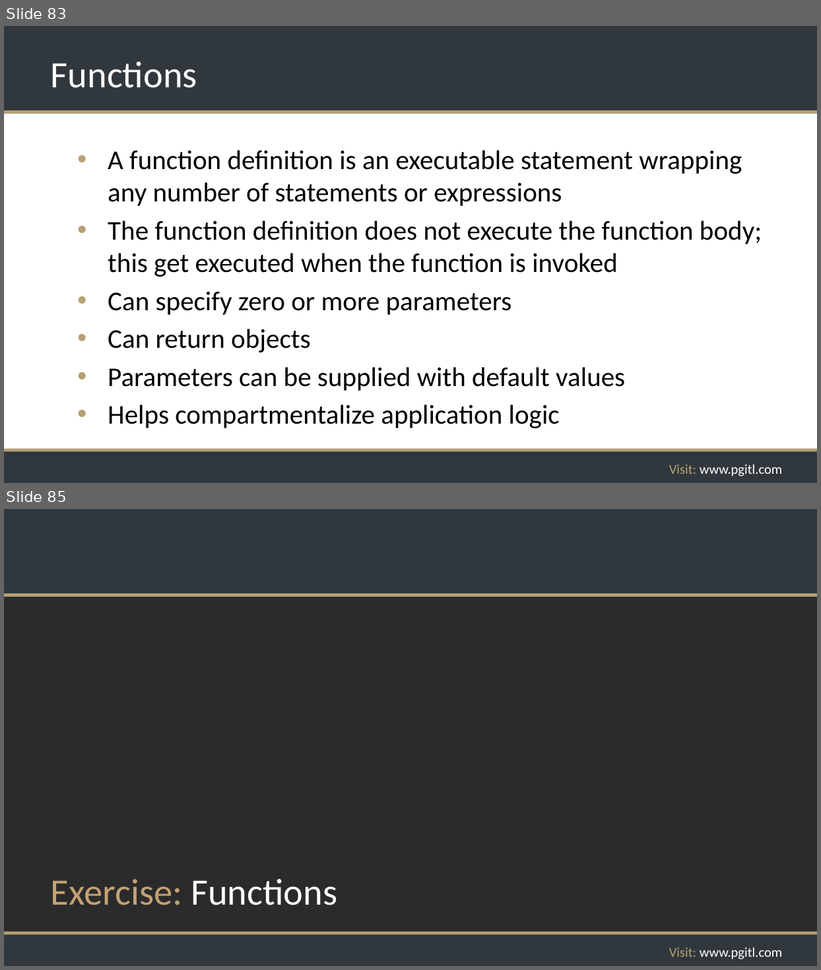
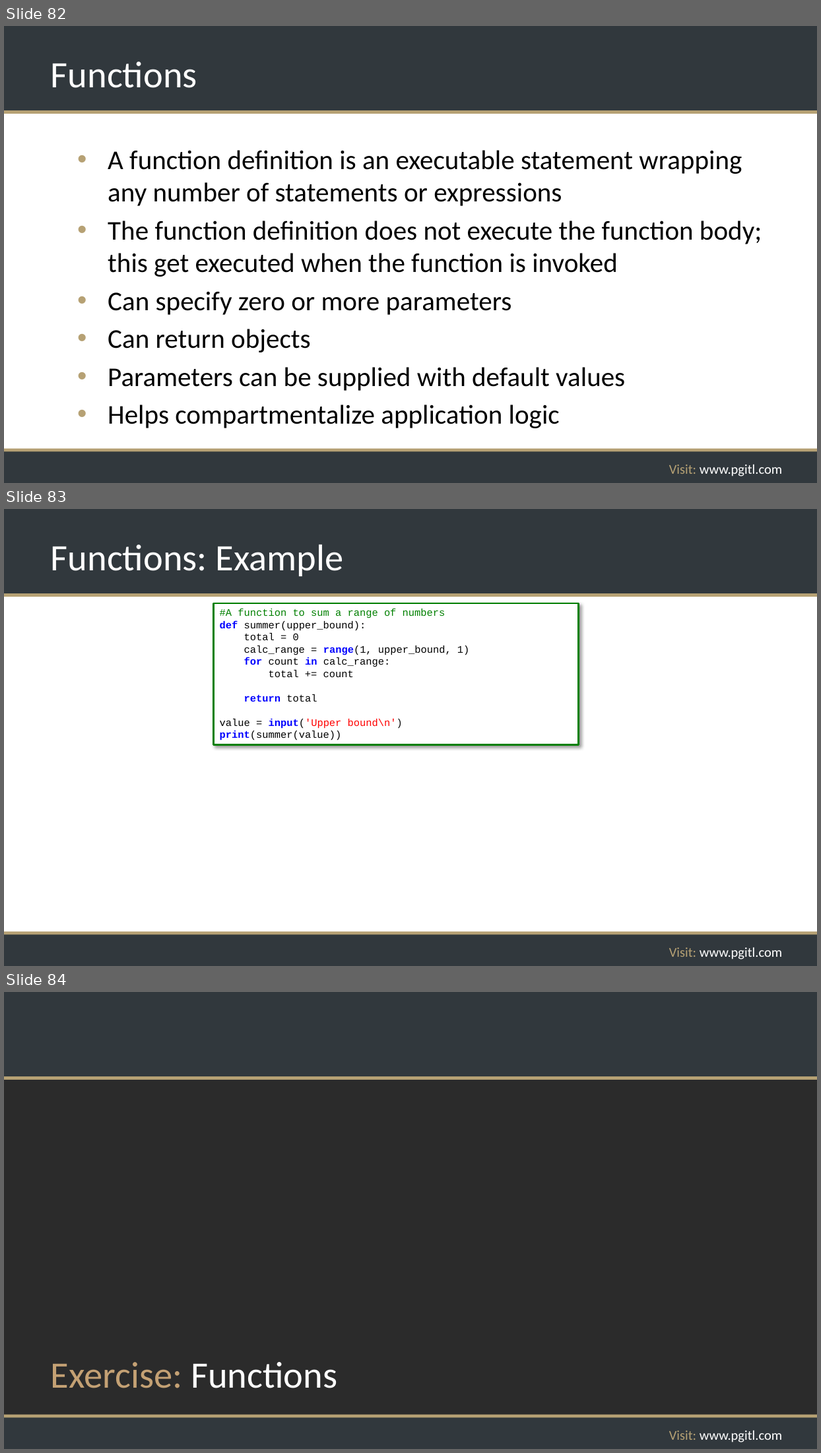
Before and after one commit to rikkouri/project-a, a slide deck: Programming Foundations.pptx. Shown one above the other, each under a label of ours: slides 83 and 85 before the commit, slides 82, 83 and 84 after it; the slides between them are not shown. The pictures are 821x970 and 821x1453 pixels, drawn with LibreOffice and Linux fonts; fonts in the diff are those of the drawing; background and template pictures are left out; a plain dark background stands for a picture behind light text. Boxes give left, top, right and bottom in pixels: in the first picture for what was removed or moved away, otherwise in the second. Text is boxed around its words. In the diff, an @@ line names an element or a change of style, - is before the commit and + after.

```diff
--- a/Programming Foundations.pptx
+++ b/Programming Foundations.pptx
@@ slide 83 added at [4, 509, 817, 966], background #FFFFFF; not listed: 5 template elements that a slide beside it also shows @@
@@ title added at [51, 544, 344, 576], 44 pt, text #FFFFFF @@
+Functions: Example
@@ rectangle added at [214, 603, 579, 745], fill #FFFFFF, outline #008000 2.25 pt, 12 pt, text #000000 @@
+#A function to sum a range of numbers
+def summer(upper_bound):
+total = 0
+calc_range = range(1, upper_bound, 1)
+for count in calc_range:
+total += count
+return total
+value = input('Upper bound\n')
+print(summer(value))
@@ what was slide 83 is now slide 82 @@
@@ what was slide 85 is now slide 84 @@
```
Also in this commit, not shown: 11 slides changed, 1 other slide added, 2 slides removed, 2 other files.
